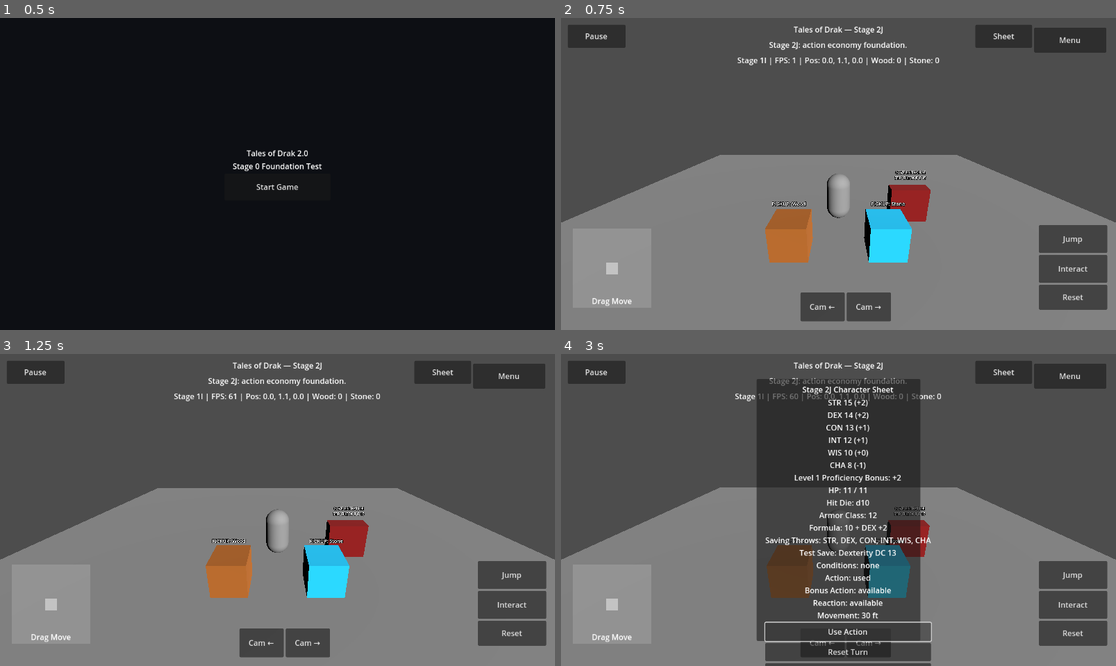
Above: before the commit, frames 1-4 (two rows, left to right).
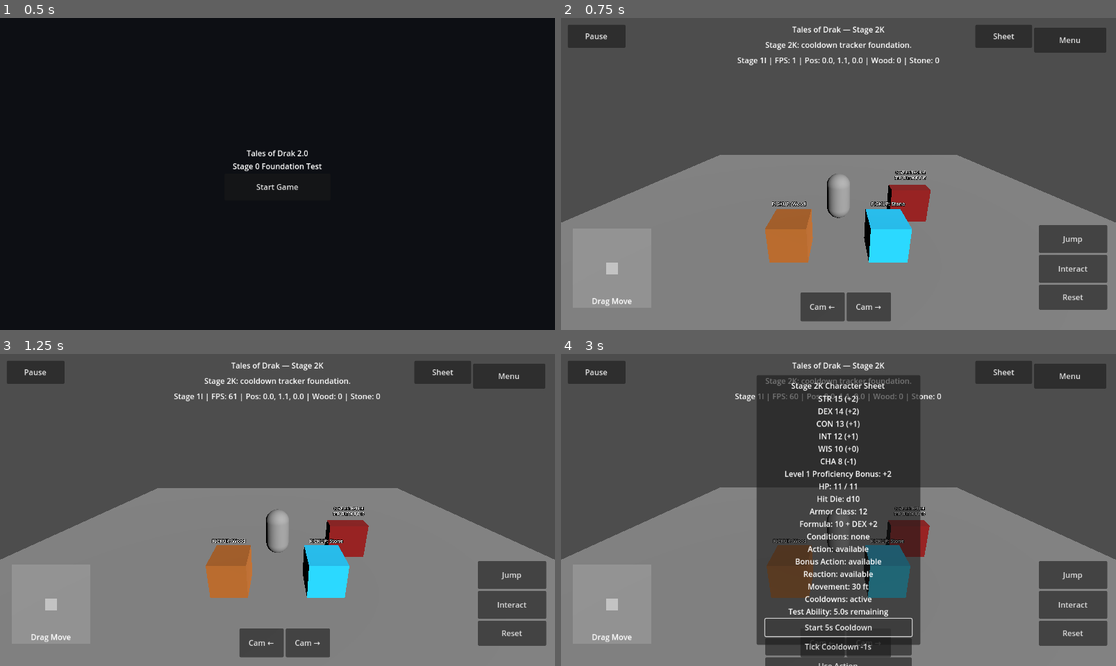
Above: after the commit, the same moments.

Repository: tristanvickery20/Tales-of-Drak-2.0
Game: Godot game, scene res://scenes/main_menu/main_menu.tscn
Same seed, same stepped clock (60 frames per second), same inputs: the game is played once before the commit and once after it.
Inputs (mouse positions are in pixels of both pictures, inside the frame that each line leads up to):
- Up to frame 1 (0.5 s): no input
- Up to frame 2 (0.75 s): click "Start Game" at 0.5 s
- Up to frame 3 (1.25 s): no input
- Up to frame 4 (3 s): click "Sheet" at 1.25 s; click (838, 647) at 2 s, where only the run after the commit has a clickable "Tick Cooldown -1s"; click (838, 628) at 2.75 s, where only the run after the commit has a clickable "Start 5s Cooldown"

Frame 1 is identical in both runs. In frame 2, 0.5% of the frame differs, in the area x 36-64%, y 2-11%; in frame 3, 0.5%; in frame 4, 6.3%, in the area x 35-67%, y 2-100%.

Commit message:
Add Stage 2K cooldown tracker sheet test

Diff:
--- a/drak/ui/drak_character_sheet_overlay.gd
+++ b/drak/ui/drak_character_sheet_overlay.gd
@@ -9,9 +9,10 @@
 const SAVING_THROWS_SCRIPT := preload("res://drak/rules/drak_saving_throws.gd")
 const CONDITION_TRACKER_SCRIPT := preload("res://drak/rules/drak_condition_tracker.gd")
 const ACTION_ECONOMY_SCRIPT := preload("res://drak/rules/drak_action_economy.gd")
-
-const CURRENT_STAGE_TITLE := "Tales of Drak — Stage 2J"
-const CURRENT_STAGE_STATUS := "Stage 2J: action economy foundation."
+const COOLDOWN_TRACKER_SCRIPT := preload("res://drak/rules/drak_cooldown_tracker.gd")
+
+const CURRENT_STAGE_TITLE := "Tales of Drak — Stage 2K"
+const CURRENT_STAGE_STATUS := "Stage 2K: cooldown tracker foundation."
 
 var _ability_scores: DrakAbilityScores = ABILITY_SCORES_SCRIPT.new()
 var _dice_roller: DrakDiceRoller = DICE_ROLLER_SCRIPT.new()
@@ -22,6 +23,7 @@
 var _saving_throws: DrakSavingThrows = SAVING_THROWS_SCRIPT.new()
 var _condition_tracker: DrakConditionTracker = CONDITION_TRACKER_SCRIPT.new()
 var _action_economy: DrakActionEconomy = ACTION_ECONOMY_SCRIPT.new()
+var _cooldown_tracker: DrakCooldownTracker = COOLDOWN_TRACKER_SCRIPT.new()
 var _root: Control
 var _sheet_button: Button
 var _sheet_panel: Panel
@@ -66,9 +68,9 @@
 	_sheet_panel.name = "CharacterSheetPanel"
 	_sheet_panel.set_anchors_preset(Control.PRESET_CENTER)
 	_sheet_panel.offset_left = -170.0
-	_sheet_panel.offset_top = -272.0
+	_sheet_panel.offset_top = -280.0
 	_sheet_panel.offset_right = 170.0
-	_sheet_panel.offset_bottom = 272.0
+	_sheet_panel.offset_bottom = 280.0
 	_sheet_panel.visible = false
 	_sheet_panel.mouse_filter = Control.MOUSE_FILTER_STOP
 	_root.add_child(_sheet_panel)
@@ -85,7 +87,7 @@
 
 	var title := Label.new()
 	title.name = "CharacterSheetTitle"
-	title.text = "Stage 2J Character Sheet"
+	title.text = "Stage 2K Character Sheet"
 	title.horizontal_alignment = HORIZONTAL_ALIGNMENT_CENTER
 	title.mouse_filter = Control.MOUSE_FILTER_IGNORE
 	box.add_child(title)
@@ -97,10 +99,26 @@
 	_sheet_text.mouse_filter = Control.MOUSE_FILTER_IGNORE
 	box.add_child(_sheet_text)
 
+	var start_cooldown_button := Button.new()
+	start_cooldown_button.name = "StartCooldownButton"
+	start_cooldown_button.text = "Start 5s Cooldown"
+	start_cooldown_button.custom_minimum_size = Vector2(270, 36)
+	start_cooldown_button.mouse_filter = Control.MOUSE_FILTER_STOP
+	start_cooldown_button.pressed.connect(_start_test_cooldown)
+	box.add_child(start_cooldown_button)
+
+	var tick_cooldown_button := Button.new()
+	tick_cooldown_button.name = "TickCooldownButton"
+	tick_cooldown_button.text = "Tick Cooldown -1s"
+	tick_cooldown_button.custom_minimum_size = Vector2(270, 36)
+	tick_cooldown_button.mouse_filter = Control.MOUSE_FILTER_STOP
+	tick_cooldown_button.pressed.connect(_tick_test_cooldown)
+	box.add_child(tick_cooldown_button)
+
 	var use_action_button := Button.new()
 	use_action_button.name = "UseActionButton"
 	use_action_button.text = "Use Action"
-	use_action_button.custom_minimum_size = Vector2(270, 38)
+	use_action_button.custom_minimum_size = Vector2(270, 36)
 	use_action_button.mouse_filter = Control.MOUSE_FILTER_STOP
 	use_action_button.pressed.connect(_use_action)
 	box.add_child(use_action_button)
@@ -108,7 +126,7 @@
 	var reset_turn_button := Button.new()
 	reset_turn_button.name = "ResetTurnButton"
 	reset_turn_button.text = "Reset Turn"
-	reset_turn_button.custom_minimum_size = Vector2(270, 38)
+	reset_turn_button.custom_minimum_size = Vector2(270, 36)
 	reset_turn_button.mouse_filter = Control.MOUSE_FILTER_STOP
 	reset_turn_button.pressed.connect(_reset_turn)
 	box.add_child(reset_turn_button)
@@ -116,7 +134,7 @@
 	var prone_button := Button.new()
 	prone_button.name = "ToggleProneButton"
 	prone_button.text = "Toggle Prone"
-	prone_button.custom_minimum_size = Vector2(270, 38)
+	prone_button.custom_minimum_size = Vector2(270, 36)
 	prone_button.mouse_filter = Control.MOUSE_FILTER_STOP
 	prone_button.pressed.connect(_toggle_prone)
 	box.add_child(prone_button)
@@ -124,37 +142,21 @@
 	var save_button := Button.new()
 	save_button.name = "RollDexteritySaveButton"
 	save_button.text = "DEX Save DC 13"
-	save_button.custom_minimum_size = Vector2(270, 38)
+	save_button.custom_minimum_size = Vector2(270, 36)
 	save_button.mouse_filter = Control.MOUSE_FILTER_STOP
 	save_button.pressed.connect(_roll_dexterity_save)
 	box.add_child(save_button)
 
-	var hp_ac_button := Button.new()
-	hp_ac_button.name = "ShowHpAcButton"
-	hp_ac_button.text = "Show HP / AC"
-	hp_ac_button.custom_minimum_size = Vector2(270, 38)
-	hp_ac_button.mouse_filter = Control.MOUSE_FILTER_STOP
-	hp_ac_button.pressed.connect(_show_hp_ac)
-	box.add_child(hp_ac_button)
-
-	var athletics_button := Button.new()
-	athletics_button.name = "RollAthleticsCheckButton"
-	athletics_button.text = "Athletics DC 12"
-	athletics_button.custom_minimum_size = Vector2(270, 38)
-	athletics_button.mouse_filter = Control.MOUSE_FILTER_STOP
-	athletics_button.pressed.connect(_roll_athletics_check)
-	box.add_child(athletics_button)
-
 	_check_result_text = Label.new()
 	_check_result_text.name = "CheckResultText"
-	_check_result_text.text = "No action used yet."
+	_check_result_text.text = "No cooldown started yet."
 	_check_result_text.horizontal_alignment = HORIZONTAL_ALIGNMENT_CENTER
 	_check_result_text.mouse_filter = Control.MOUSE_FILTER_IGNORE
 	box.add_child(_check_result_text)
 
 	var note := Label.new()
 	note.name = "CharacterSheetNote"
-	note.text = "Stage 2J: action economy tracker only. No combat/hotbar/enemies yet."
+	note.text = "Stage 2K: cooldown tracker only. Combat stays real-time/hotbar later, not turn-based."
 	note.autowrap_mode = TextServer.AUTOWRAP_WORD_SMART
 	note.horizontal_alignment = HORIZONTAL_ALIGNMENT_CENTER
 	note.mouse_filter = Control.MOUSE_FILTER_IGNORE
@@ -163,7 +165,7 @@
 	var close_button := Button.new()
 	close_button.name = "CloseCharacterSheetButton"
 	close_button.text = "Close"
-	close_button.custom_minimum_size = Vector2(220, 40)
+	close_button.custom_minimum_size = Vector2(220, 38)
 	close_button.mouse_filter = Control.MOUSE_FILTER_STOP
 	close_button.pressed.connect(_hide_sheet)
 	box.add_child(close_button)
@@ -175,9 +177,9 @@
 		proficiency_bonus,
 		_hit_points.get_summary_text(_ability_scores.get_constitution_modifier()),
 		_armor_class.get_summary_text(_ability_scores.get_dexterity_modifier()),
-		_saving_throws.get_summary_text(),
 		_condition_tracker.get_summary_text(),
 		_action_economy.get_summary_text(),
+		_cooldown_tracker.get_summary_text(),
 	]
 
 func _toggle_sheet() -> void:
@@ -188,6 +190,16 @@
 func _hide_sheet() -> void:
 	_sheet_panel.visible = false
 
+func _start_test_cooldown() -> void:
+	_cooldown_tracker.start_cooldown(DrakCooldownTracker.TEST_ABILITY_ID, 5.0)
+	_sheet_text.text = _get_sheet_text()
+	_check_result_text.text = "Test Ability cooldown started.\n" + _cooldown_tracker.get_summary_text()
+
+func _tick_test_cooldown() -> void:
+	_cooldown_tracker.tick(1.0)
+	_sheet_text.text = _get_sheet_text()
+	_check_result_text.text = "Cooldown ticked by 1 second.\n" + _cooldown_tracker.get_summary_text()
+
 func _use_action() -> void:
 	var used := _action_economy.use_action()
 	_sheet_text.text = _get_sheet_text()
@@ -210,18 +222,6 @@
 func _roll_dexterity_save() -> void:
 	var save_name := _saving_throws.format_save_name("Dexterity")
 	var result := _dice_roller.roll_ability_check(save_name, _ability_scores.get_dexterity_modifier(), 1, false, 13)
-	_check_result_text.text = _dice_roller.format_check_result(result)
-
-func _show_hp_ac() -> void:
-	_check_result_text.text = "%s\n%s" % [
-		_hit_points.get_summary_text(_ability_scores.get_constitution_modifier()),
-		_armor_class.get_summary_text(_ability_scores.get_dexterity_modifier()),
-	]
-
-func _roll_athletics_check() -> void:
-	var skill_name := "Athletics"
-	var ability_name := _skill_registry.get_ability_for_skill(skill_name)
-	var result := _dice_roller.roll_ability_check(skill_name + " (" + ability_name + ")", _ability_scores.get_modifier_for_ability(ability_name), 1, true, 12)
 	_check_result_text.text = _dice_roller.format_check_result(result)
 
 func _update_visibility() -> void:
@@ -253,6 +253,6 @@
 
 func _replace_stage_text(text: String) -> String:
 	var updated := text
-	for stage_name in ["Stage 1E", "Stage 1F", "Stage 1G", "Stage 1H", "Stage 1I", "Stage 2A", "Stage 2B", "Stage 2C", "Stage 2D", "Stage 2E", "Stage 2F", "Stage 2G", "Stage 2H", "Stage 2I"]:
-		updated = updated.replace(stage_name, "Stage 2J")
+	for stage_name in ["Stage 1E", "Stage 1F", "Stage 1G", "Stage 1H", "Stage 1I", "Stage 2A", "Stage 2B", "Stage 2C", "Stage 2D", "Stage 2E", "Stage 2F", "Stage 2G", "Stage 2H", "Stage 2I", "Stage 2J"]:
+		updated = updated.replace(stage_name, "Stage 2K")
 	return updated
